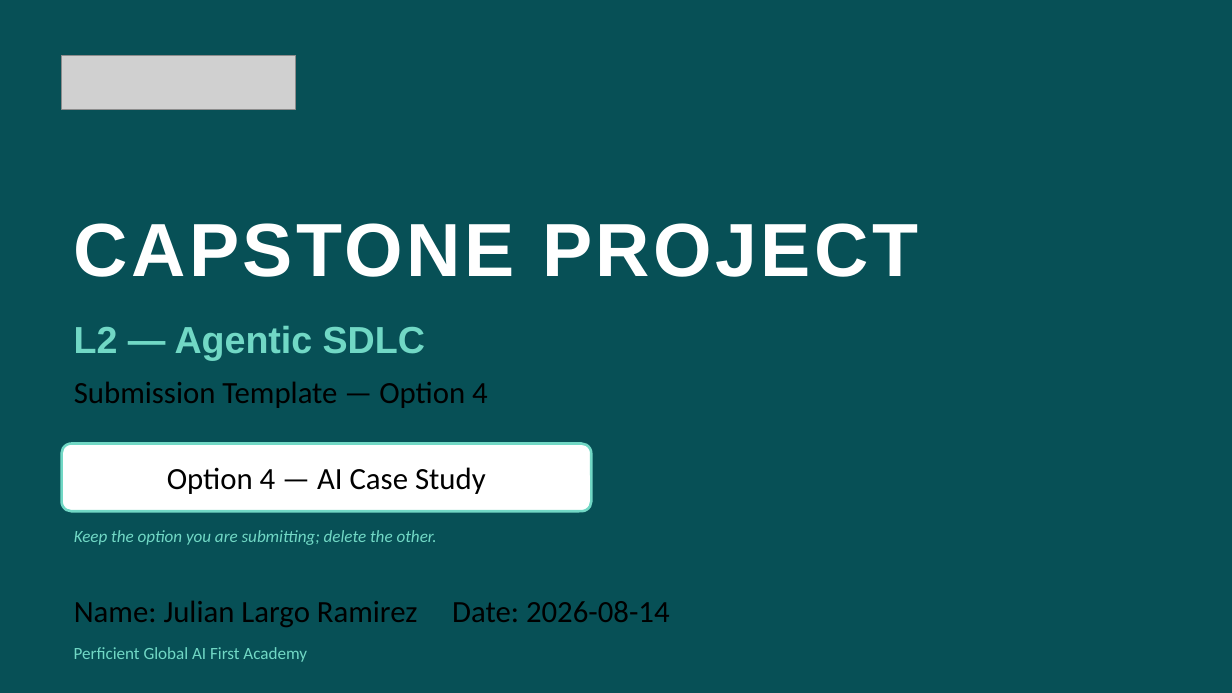
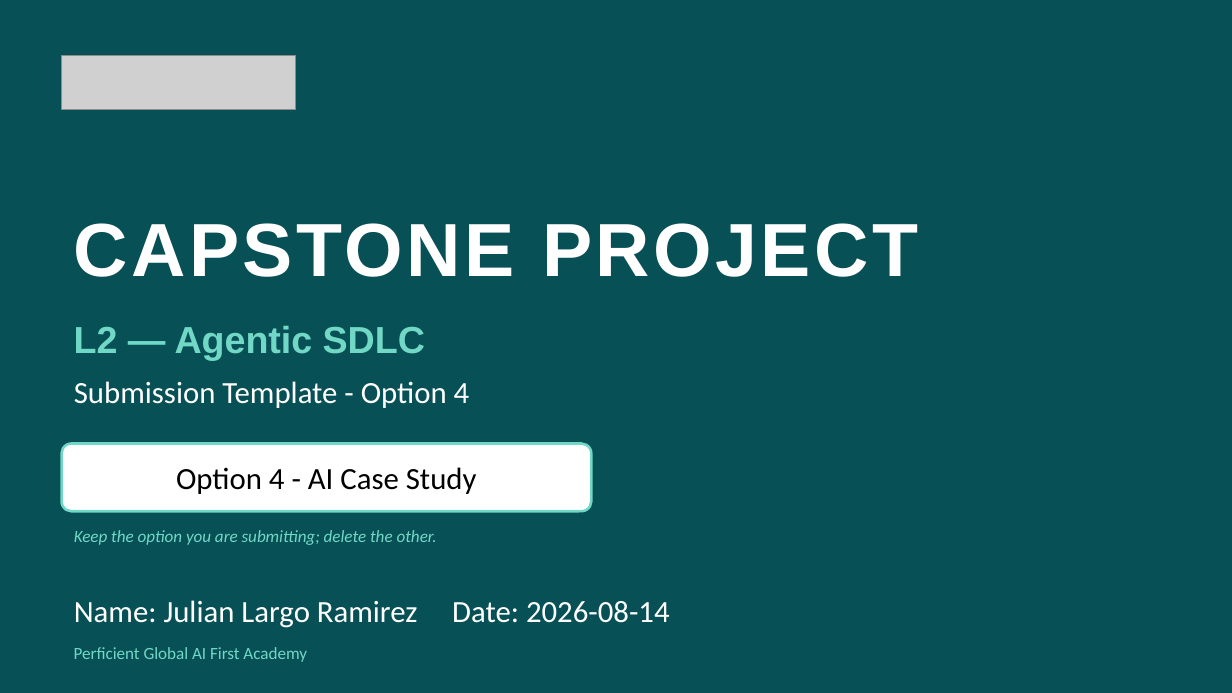
Before and after one commit to ajulian35/migration-cypress-to-playwright, a slide deck: slide 1 of docs/AI_Capstone_L2_Julian Largo.pptx. Drawn at 1232x693 pixels with LibreOffice and Linux fonts; fonts in the diff are those of the drawing; grey boxes stand for pictures. Boxes give left, top, right and bottom in pixels: in the first picture for what was removed or moved away, otherwise in the second. Text is boxed around its words. In the diff, an @@ line names an element or a change of style, - is before the commit and + after.

```diff
--- a/docs/AI_Capstone_L2_Julian Largo.pptx
+++ b/docs/AI_Capstone_L2_Julian Largo.pptx
@@ text at bbox=[74, 381, 470, 408]: text changed; text colour #000000 to #FFFFFF @@
-Submission Template — Option 4
+Submission Template - Option 4
@@ text at bbox=[176, 467, 477, 494]: text changed @@
-Option 4 — AI Case Study
+Option 4 - AI Case Study
@@ text "Name: Julian Largo Ramirez Date: ..." at bbox=[74, 600, 670, 628]: text colour #000000 to #FFFFFF @@
```
Also in this commit, not shown: 9 other slides changed, 3 slides added, 6 other files.
